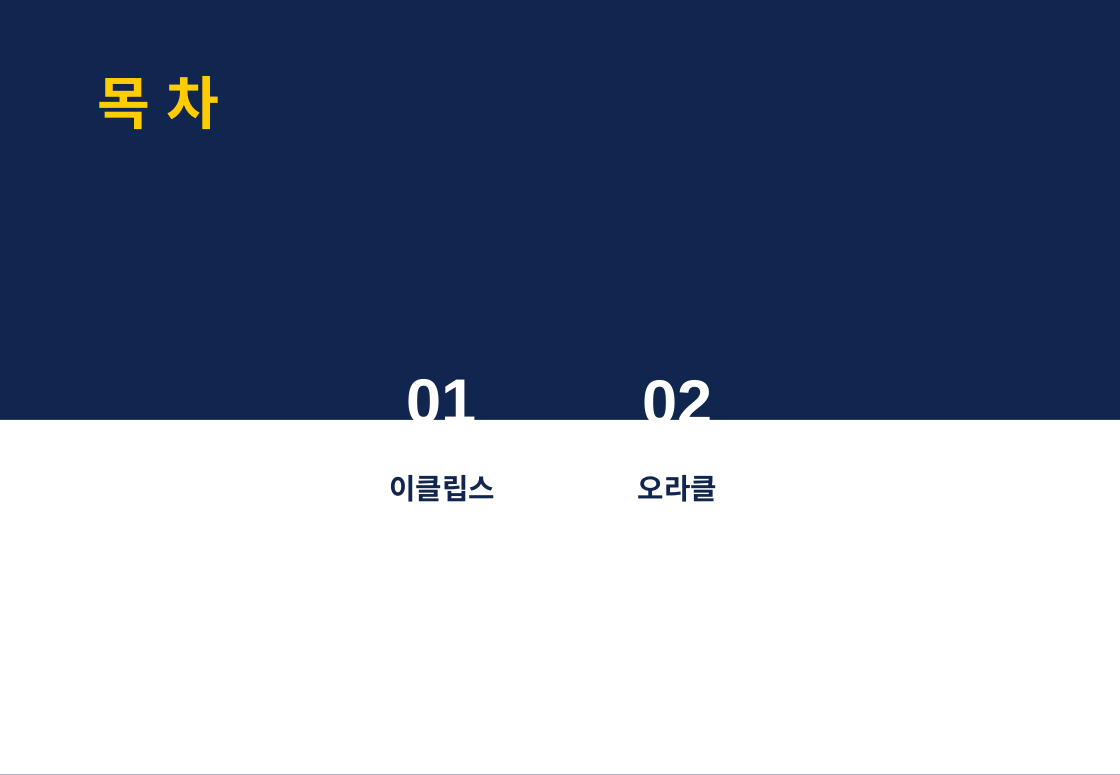
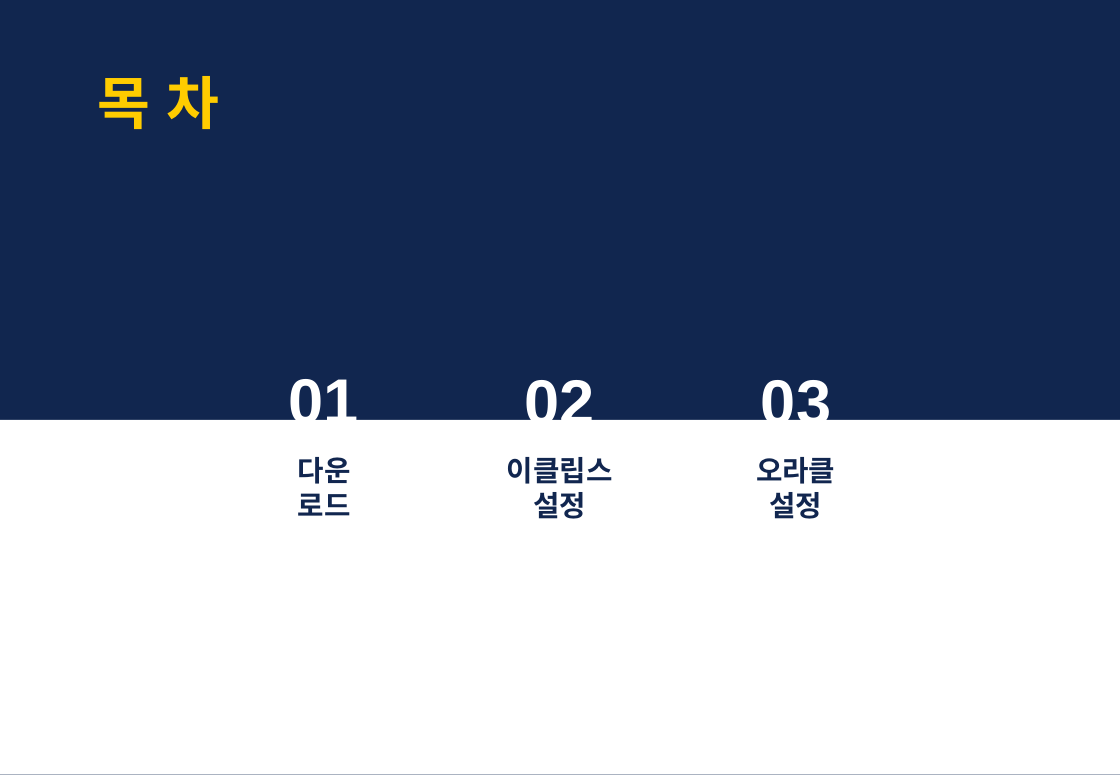
Before and after one commit to ojiyeon/Team3_2, a slide deck: slide 2 of 1_Team3_메뉴얼.pptx. Drawn at 1120x775 pixels with LibreOffice and Linux fonts; fonts in the diff are those of the drawing. Boxes give left, top, right and bottom in pixels: in the first picture for what was removed or moved away, otherwise in the second. Text is boxed around its words. In the diff, an @@ line names an element or a change of style, - is before the commit and + after.

```diff
--- a/1_Team3_메뉴얼.pptx
+++ b/1_Team3_메뉴얼.pptx
@@ text "01": place and size @@
-text "01" at (407,373,477,434)
+text "01" at (289,373,359,434)
@@ text "02": place and size @@
-text "02" at (643,374,713,420)
+text "02" at (525,374,595,420)
@@ text added at (761,374,831,420), 44 pt, text #FFFFFF, bold @@
+03
@@ text "이클립스": place and size @@
-text "이클립스" at (389,475,495,502)
+text "이클립스" at (507,457,613,519)
@@ text "오라클": place and size @@
-text "오라클" at (638,475,717,502)
+text "오라클" at (756,457,835,519)
@@ text added at (298,457,351,516), 20 pt, text #11264F, bold @@
+다운
+로드
@@ text at (533,492,586,519): paragraph added @@
+설정
@@ text at (769,492,822,519): paragraph added @@
+설정
```
Also in this commit, not shown: 7 other slides changed, 1 slide added.
